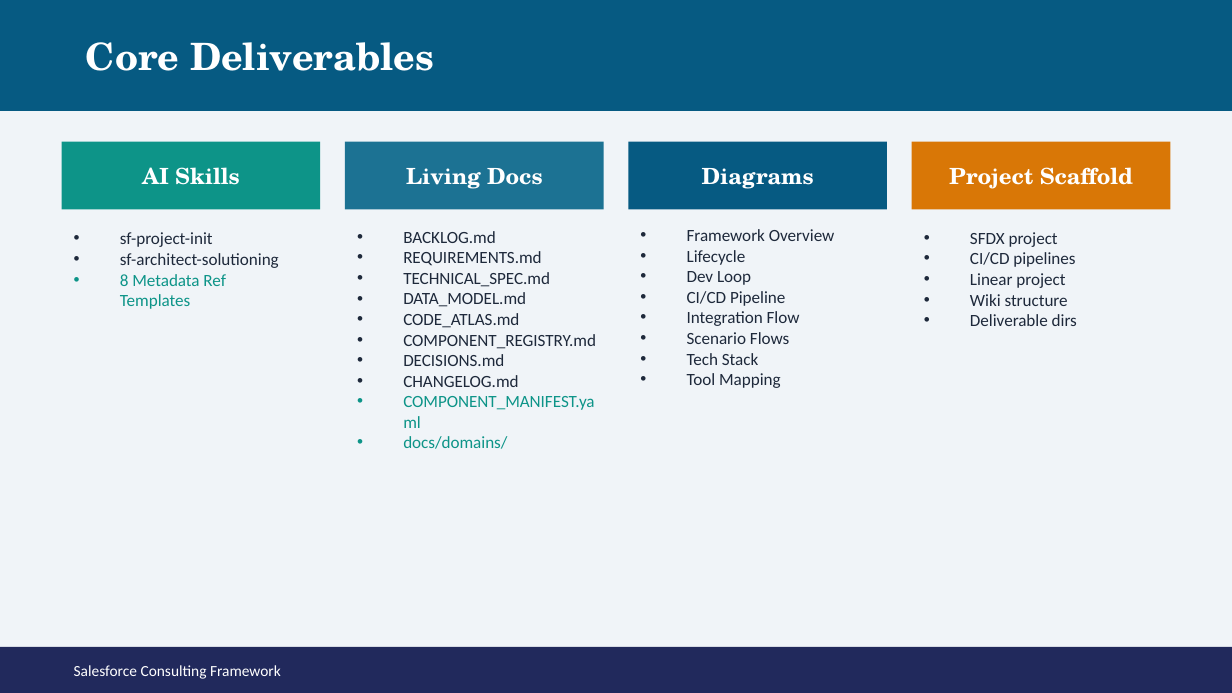
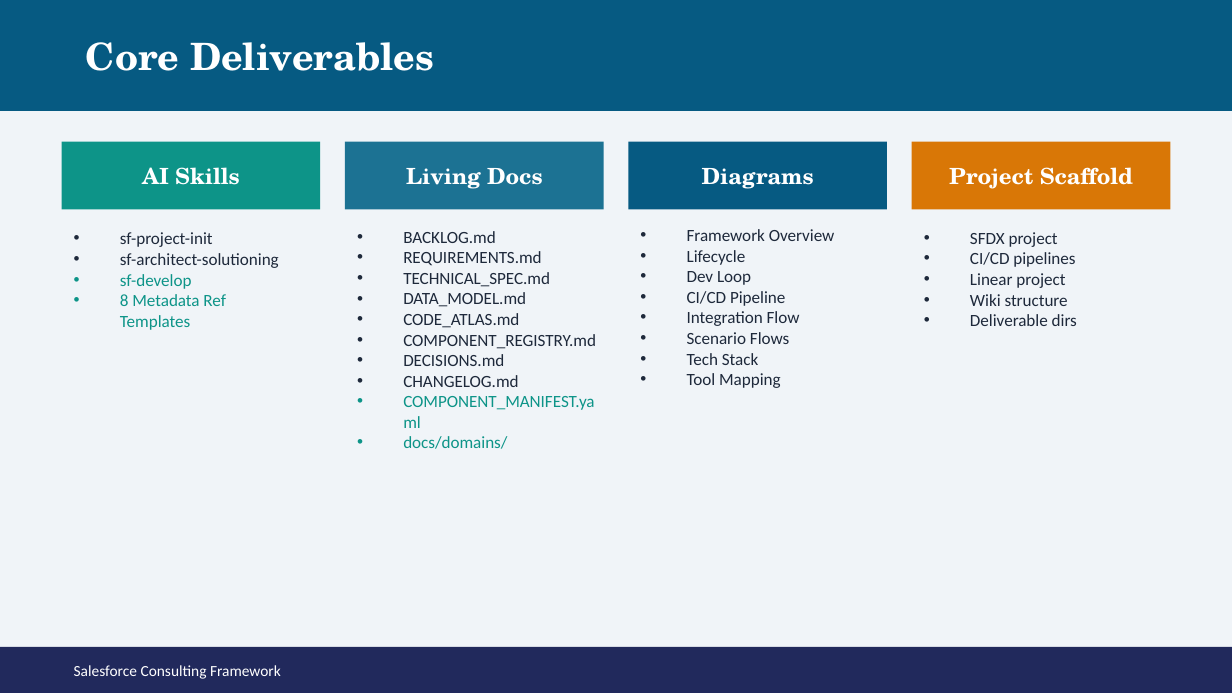
Before and after one commit to Mar5929/sf-consulting-framework, a slide deck: slide 5 of reference/salesforce-consulting-frameworkV2.pptx. Drawn at 1232x693 pixels with LibreOffice and Linux fonts; fonts in the diff are those of the drawing. Boxes give left, top, right and bottom in pixels: in the first picture for what was removed or moved away, otherwise in the second. Text is boxed around its words. In the diff, an @@ line names an element or a change of style, - is before the commit and + after.

Commit message:
feat: Update sf-develop skill references and enhance documentation across multiple files

```diff
--- a/reference/salesforce-consulting-frameworkV2.pptx
+++ b/reference/salesforce-consulting-frameworkV2.pptx
@@ text at [120,274,192,289]: paragraph added @@
+• sf-develop
```
Also in this commit, not shown: 11 other slides changed, 9 other files.
